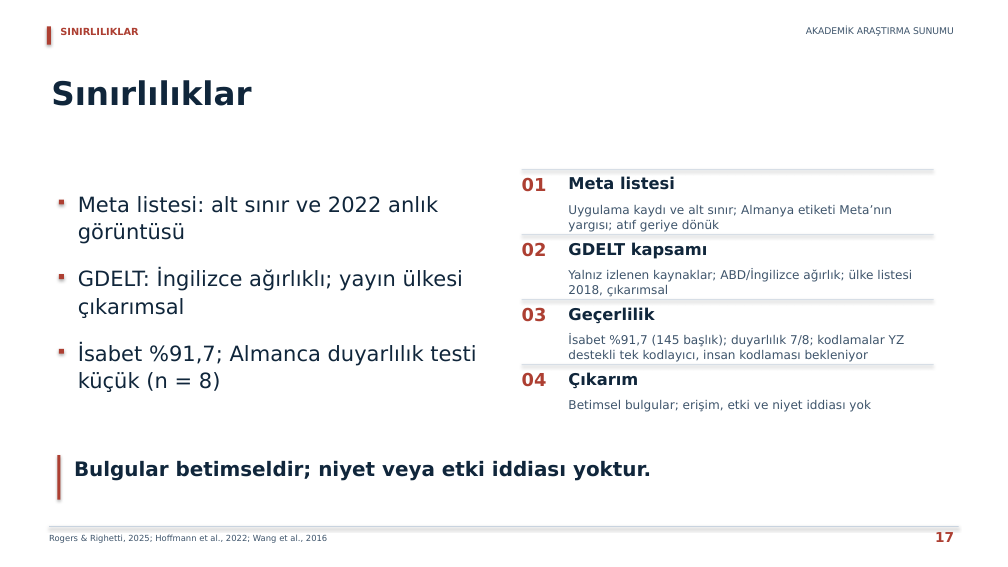
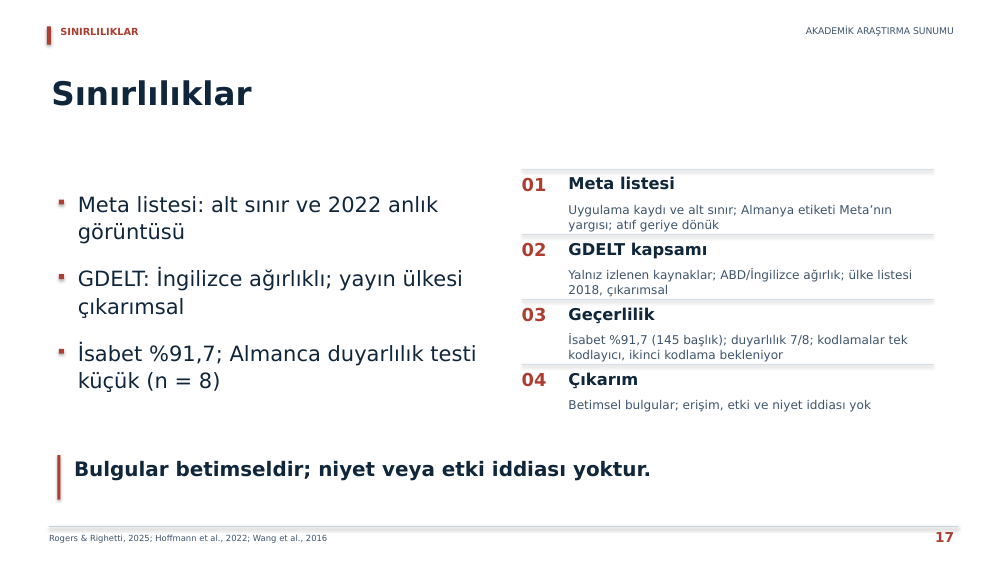
Before and after one commit to erdemkulaclii/SUNUM, a slide deck: slide 17 of output/AKADEMIK_ODAKLI_SUNUM.pptx. Drawn at 1008x567 pixels with LibreOffice and Linux fonts; fonts in the diff are those of the drawing. Boxes give left, top, right and bottom in pixels: in the first picture for what was removed or moved away, otherwise in the second. Text is boxed around its words. In the diff, an @@ line names an element or a change of style, - is before the commit and + after.

```diff
--- a/output/AKADEMIK_ODAKLI_SUNUM.pptx
+++ b/output/AKADEMIK_ODAKLI_SUNUM.pptx
@@ text at (568,335,908,362): text changed @@
-İsabet %91,7 (145 başlık); duyarlılık 7/8; kodlamalar YZ
-destekli tek kodlayıcı, insan kodlaması bekleniyor
+İsabet %91,7 (145 başlık); duyarlılık 7/8; kodlamalar tek
+kodlayıcı, ikinci kodlama bekleniyor
```
Also in this commit, not shown: 1 other slide changed, 24 other files.
